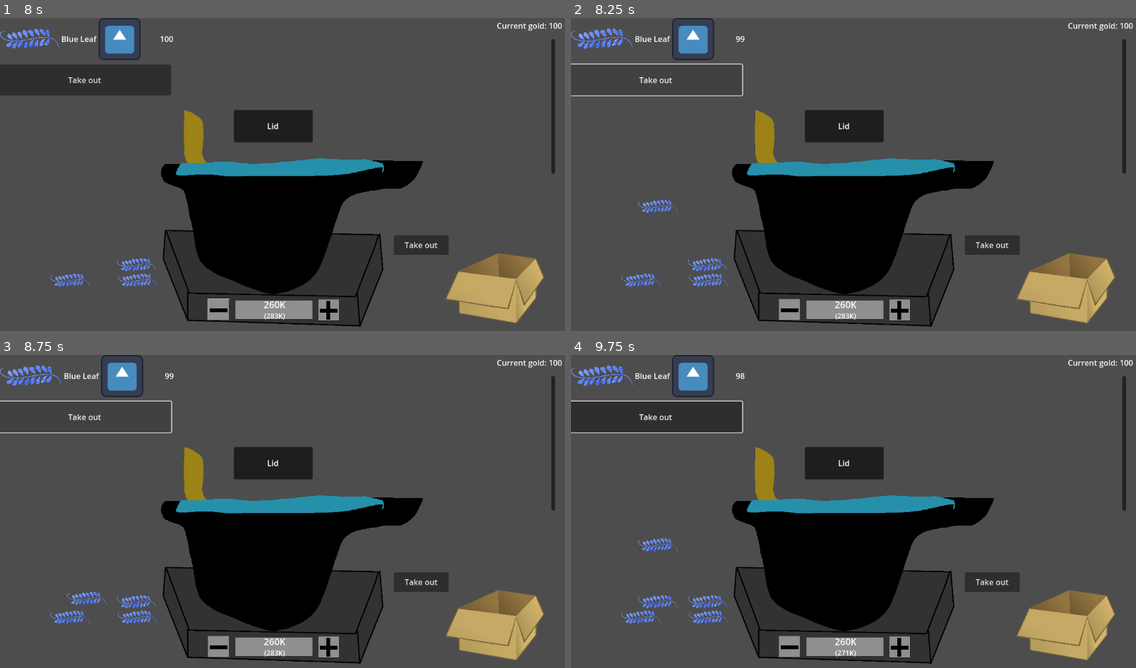
Above: before the commit, frames 1-4 (two rows, left to right).
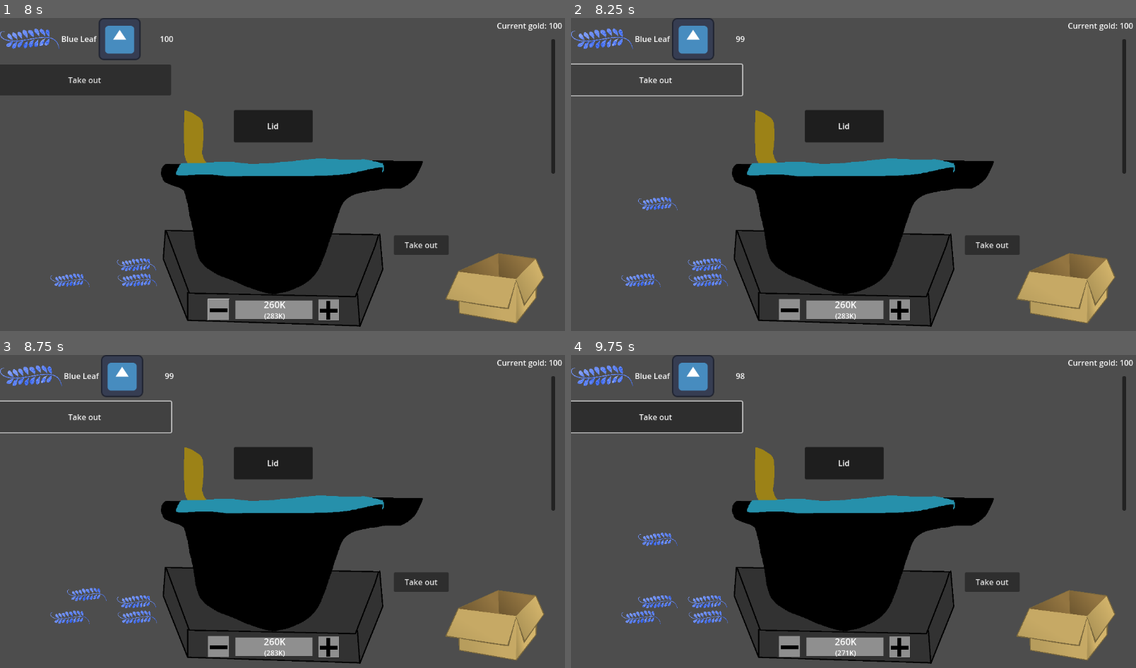
Above: after the commit, the same moments.

Repository: Gutek8134/poison-craft
Game: Godot game, scene res://scenes/levels/main.tscn
Two runs of this game, one before a commit and one after it. Both use one fixed random seed, a clock stepped at 60 frames per second and the inputs below. The engine's default icon, where the game draws it, is replaced by a stand-in: a white triangle on a blue panel in a dark square.
Inputs (mouse positions are in pixels of both pictures, inside the frame that each line leads up to):
- Up to frame 1 (8 s): click "Lid" at 0.5 s; click "Take out" at 1.25 s; click (327, 309) at 2 s; click (220, 309) at 2.75 s; tap Enter at 3.5, 6.5 s; drag from (50, 280) to (265, 271) at 3.52 s; drag from (113, 265) to (265, 271) at 4.27 s; move the mouse to (135, 280) at 5.02 s; hold Left (Left) 5.03-5.75 s; hold Ctrl 5.03-5.75 s; click (135, 280) at 5.17 s; tap Space at 5.75, 7.25 s; drag from (310, 177) to (497, 280) at 5.77 s; move the mouse to (197, 96) at 6.52 s; hold Down (Down) 6.53-7.25 s; hold Shift 6.53-7.25 s; tap I (inventory) at 7.15 s; drag from (406, 161) to (197, 96) at 7.27 s
- Up to frame 2 (8.25 s): click "Take out" at 8 s
- Up to frame 3 (8.75 s): no input
- Up to frame 4 (9.75 s): move the mouse to (655, 602) at 8.77 s; hold Up (Up) 8.78-9.5 s; hold Right mouse button (Switch Container Display) 8.78-9.5 s; click (655, 602) at 8.92 s; tap Enter at 9.5 s; drag from (910, 442) to (836, 608) at 9.52 s

Frame 1 is identical in both runs. In frame 2, 0.2% of the frame differs, in the area x 11-19%, y 57-63%; in frame 3, 0.2%; in frame 4, 0.2%, in the area x 11-19%, y 56-63%.

Commit message:
fixed (hacked) potions' composition saving

Diff:
--- a/project.godot
+++ b/project.godot
@@ -20,6 +20,7 @@
 InventoryManager="*res://scripts/inventory_manager.gd"
 CustomerManager="*res://scripts/customer_manager.gd"
 KnowledgeManager="*res://scripts/knowledge_manager.gd"
+PotionTableManager="*res://scripts/potion_table_manager.gd"
 
 [display]
 
--- a/scenes/prefabs/salesperson.tscn
+++ b/scenes/prefabs/salesperson.tscn
@@ -53,11 +53,13 @@
 offset_bottom = -167.0
 
 [node name="Background" type="ColorRect" parent="DialogueMenu"]
+layout_mode = 0
 offset_right = 292.0
 offset_bottom = 245.0
 color = Color(0.384394, 0.719996, 0.676708, 1)
 
 [node name="ButtonContainer" type="VBoxContainer" parent="DialogueMenu"]
+layout_mode = 0
 offset_right = 292.0
 offset_bottom = 242.0
 
--- a/scripts/cauldron.gd
+++ b/scripts/cauldron.gd
@@ -163,6 +163,12 @@
 	else:
 		content.open()
 
+var index: int = 1
+func _potion_name(_potion: Ingredient) -> String:
+	var new_name := "Potion_%d" % [index]
+	index += 1
+	return new_name
+
 func _on_take_out() -> void:
 	if content.content.is_empty():
 		return
@@ -177,6 +183,17 @@
 	new_potion.mass = sum / 1000.
 	new_potion.position = $Button2.position
 	new_potion.z_index = -1
+
+	var potion_name = _potion_name(new_potion)
+	new_potion.ingredient_name = potion_name
+
+	if potion_name not in PotionTableManager.potion_table.data:
+		var new_ingredient = IngredientData.new()
+		new_ingredient.composition = new_potion.composition
+		new_ingredient.sprite = (new_potion.get_node("Sprite") as Sprite2D).texture
+		PotionTableManager.add_potion(potion_name, new_ingredient)
+
+
 	content.clear_content()
 	get_tree().current_scene.add_child(new_potion)
 
--- a/scripts/customer.gd
+++ b/scripts/customer.gd
@@ -154,6 +154,8 @@
 			say("Why are you giving this to me?", 3)
 			return
 
+		ConfirmationDialog.new()
+
 		if try_buy_potion(body):
 			go_away()
 
--- a/scripts/inventory_manager.gd
+++ b/scripts/inventory_manager.gd
@@ -10,39 +10,39 @@
 var gold_display: RichTextLabel
 
 func _ready() -> void:
-    if get_tree().current_scene is not MainScene:
-        gold_display = get_tree().current_scene.get_node("CurrentGold") as RichTextLabel
-    # var _a = ((ingredient_table.data["Blue Leaf"] as PackedScene).get_state().get_script() as Ingredient).composition
+	if get_tree().current_scene is not MainScene:
+		gold_display = get_tree().current_scene.get_node("CurrentGold") as RichTextLabel
+	# var _a = ((ingredient_table.data["Blue Leaf"] as PackedScene).get_state().get_script() as Ingredient).composition
 
 func add_to_inventory(ingredient_name: String, amount: int) -> void:
-    if ingredient_name in inventory:
-        inventory[ingredient_name] += amount
-    else:
-        inventory[ingredient_name] = amount
-    inventory_ui.update()
+	if ingredient_name in inventory:
+		inventory[ingredient_name] += amount
+	else:
+		inventory[ingredient_name] = amount
+	inventory_ui.update()
 
 func remove_from_inventory(ingredient_name: String, amount: int) -> void:
-    if ingredient_name not in inventory:
-        printerr("%s wasn't in inventory" % [ingredient_name])
-        return
-    if inventory[ingredient_name] < amount:
-        printerr("Not enough %s in inventory - %d to be removed, %d in inventory" % [ingredient_name, amount, inventory[ingredient_name]])
-        return
+	if ingredient_name not in inventory:
+		printerr("%s wasn't in inventory" % [ingredient_name])
+		return
+	if inventory[ingredient_name] < amount:
+		printerr("Not enough %s in inventory - %d to be removed, %d in inventory" % [ingredient_name, amount, inventory[ingredient_name]])
+		return
 
-    if inventory[ingredient_name] == amount:
-        inventory.erase(ingredient_name)
-        inventory_ui.update()
-        return
+	if inventory[ingredient_name] == amount:
+		inventory.erase(ingredient_name)
+		inventory_ui.update()
+		return
 
-    inventory[ingredient_name] -= amount
-    inventory_ui.update()
+	inventory[ingredient_name] -= amount
+	inventory_ui.update()
 
 func add_gold(amount: int) -> void:
-    gold += amount
-    if gold_display:
-        gold_display.text = "[right]Current gold: %d[/right]" % [gold]
+	gold += amount
+	if gold_display:
+		gold_display.text = "[right]Current gold: %d[/right]" % [gold]
 
 func remove_gold(amount: int) -> void:
-    gold -= amount
-    if gold_display:
-        gold_display.text = "[right]Current gold: %d[/right]" % [gold]
+	gold -= amount
+	if gold_display:
+		gold_display.text = "[right]Current gold: %d[/right]" % [gold]
--- /dev/null
+++ b/scripts/potion_table_manager.gd
@@ -0,0 +1,13 @@
+extends Node2D
+
+var potion_table := IngredientDataTable.factory("potion")
+
+func add_potion(potion_name: String, data: IngredientData) -> void:
+	if potion_name in potion_table:
+		print(potion_name, " is already in the table")
+		return
+
+	potion_table.data[potion_name] = data
+
+func get_potion(potion_name: String) -> IngredientData:
+	return potion_table.data.get(potion_name)
--- a/scripts/ui/inventory_ui.gd
+++ b/scripts/ui/inventory_ui.gd
@@ -96,12 +96,18 @@
 
 func add_representation(ingredient_name: String) -> void:
 	print("adding repr")
-	var data: IngredientData = ingredient_data_table.data[ingredient_name]
+
+	var data: IngredientData
+	if "Potion" in ingredient_name:
+		data = PotionTableManager.get_potion(ingredient_name)
+	else:
+		data = ingredient_data_table.data[ingredient_name]
+
 	var ingredient_representation: Control = inventory_item_scene.instantiate()
 	(ingredient_representation.get_node("IngredientRepresentation/IngredientSymbol") as TextureRect).texture = data.sprite
 	(ingredient_representation.get_node("IngredientRepresentation/VBoxContainer/IngredientName") as RichTextLabel).text = ingredient_name
 	(ingredient_representation.get_node("IngredientRepresentation/IngredientAmount") as RichTextLabel).text = "[center]%d[/center]" % [InventoryManager.inventory[ingredient_name]]
-	(ingredient_representation.get_node("Button") as Button).button_down.connect(_choose_value.bind(ingredient_name))
+	(ingredient_representation.get_node("Button") as Button).pressed.connect(_choose_value.bind(ingredient_name))
 	representations[ingredient_name] = ingredient_representation
 	$ScrollContainer/VBoxContainer.add_child(ingredient_representation)
 
@@ -117,11 +123,17 @@
 	value_slider.max_value = InventoryManager.inventory[ingredient_name]
 	(slider.get_node("ValueSlider/MinimumValueText") as RichTextLabel).text = "[center]%d[/center]" % [value_slider.min_value]
 	(slider.get_node("ValueSlider/MaximumValueText") as RichTextLabel).text = "[center]%d[/center]" % [value_slider.max_value]
-	(slider.get_node("Button") as Button).button_down.connect(_take_out_slider.bind(ingredient_name, value_slider))
+	(slider.get_node("Button") as Button).pressed.connect(_take_out_slider.bind(ingredient_name, value_slider))
 	get_tree().current_scene.add_child(slider)
 
 func _take_out(ingredient_name: String, amount: int) -> void:
-	var ingredient_instance := (load("res://scenes/prefabs/ingredients/%s.tscn" % ingredient_name) as PackedScene).instantiate() as Ingredient
+	var ingredient_instance: Ingredient
+
+	if "Potion" in ingredient_name:
+		ingredient_instance = (load("res://scenes/prefabs/ingredients/Potion.tscn") as PackedScene).instantiate() as Ingredient
+		ingredient_instance.composition = PotionTableManager.get_potion(ingredient_name).composition
+	else:
+		ingredient_instance = (load("res://scenes/prefabs/ingredients/%s.tscn" % ingredient_name) as PackedScene).instantiate() as Ingredient
 	if ingredient_instance.mass_unit == 0:
 		for substance_mass in ingredient_instance.composition.values():
 			ingredient_instance.mass_unit += substance_mass
